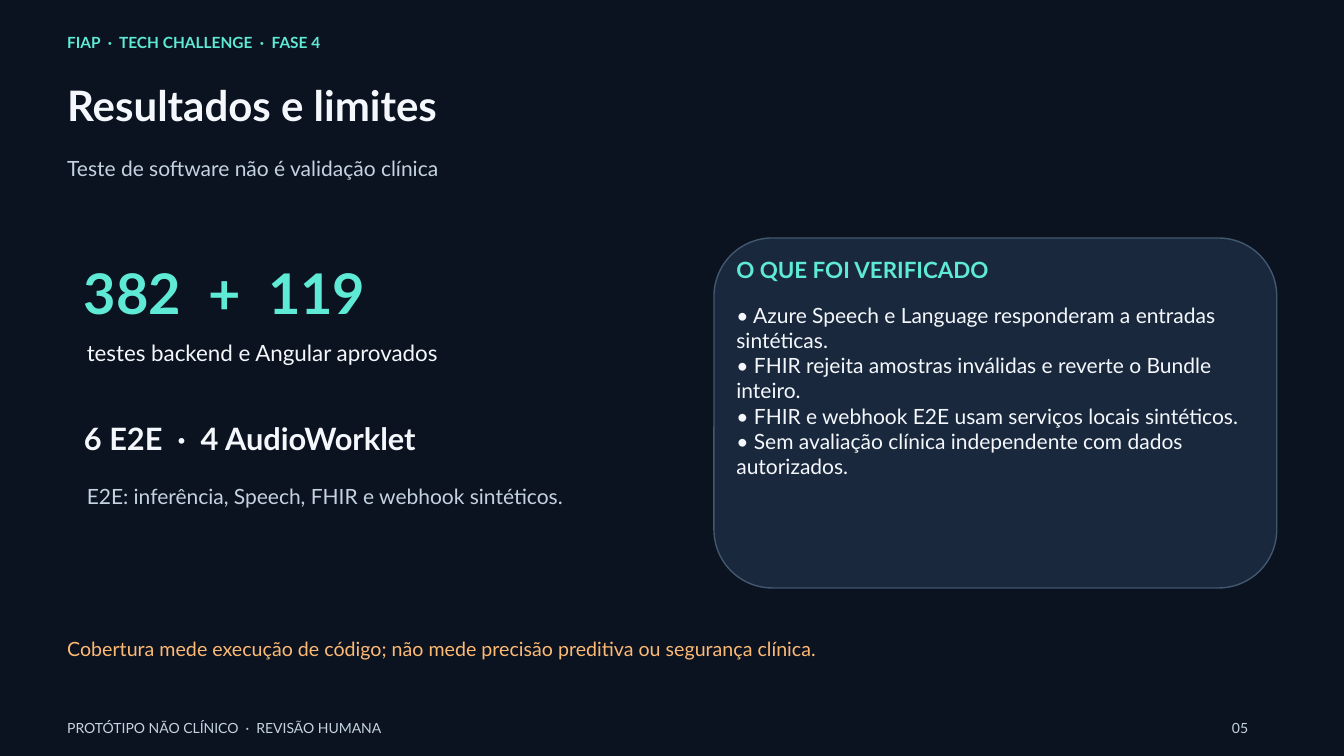
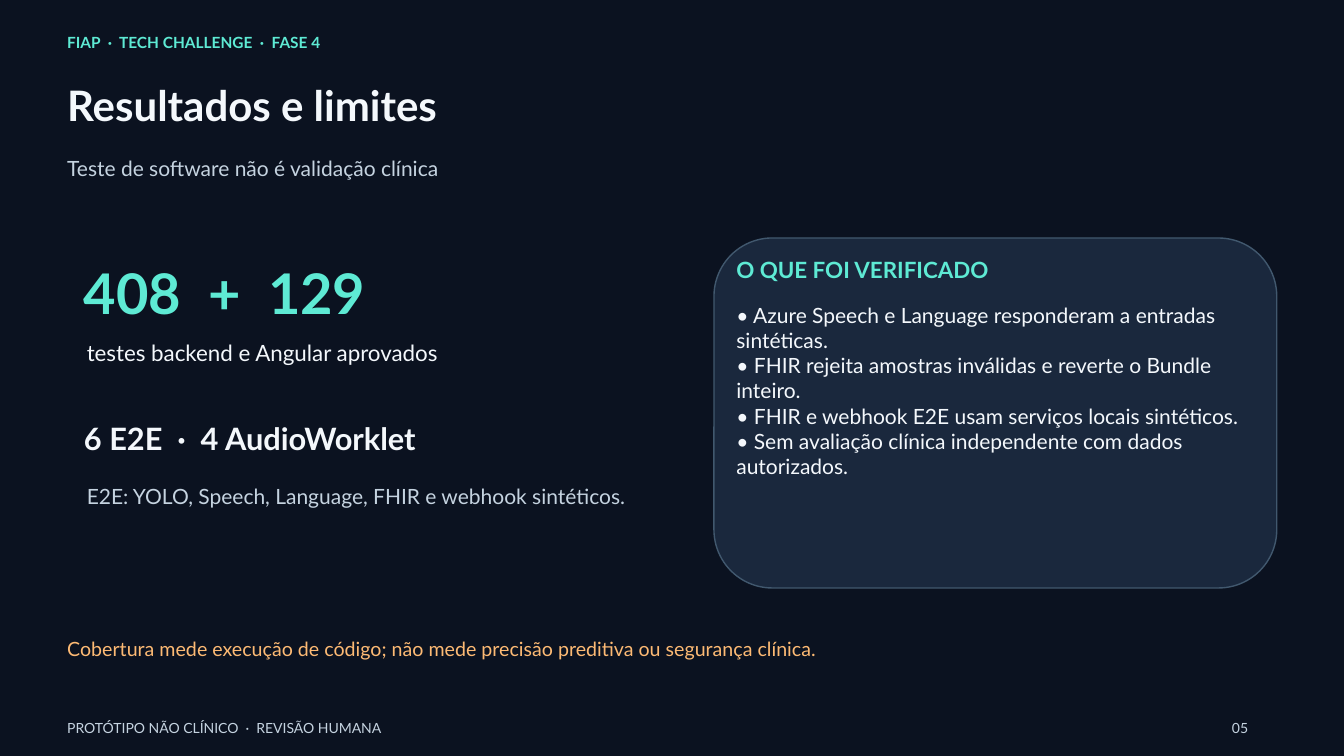
Before and after one commit to Etyonamine/Fiap_Pos_9AIDT_Fase_04_Monitoramento_multimodal_pacientes, a slide deck: slide 5 of docs/Vigia-Saude-apresentacao-revisada.pptx. Drawn at 1344x756 pixels with LibreOffice and Linux fonts; fonts in the diff are those of the drawing. Boxes give left, top, right and bottom in pixels: in the first picture for what was removed or moved away, otherwise in the second. Text is boxed around its words. In the diff, an @@ line names an element or a change of style, - is before the commit and + after.

```diff
--- a/docs/Vigia-Saude-apresentacao-revisada.pptx
+++ b/docs/Vigia-Saude-apresentacao-revisada.pptx
@@ text at [84, 273, 365, 315]: text changed @@
-382 + 119
+408 + 129
@@ text at [87, 488, 625, 508]: text changed @@
-E2E: inferência, Speech, FHIR e webhook sintéticos.
+E2E: YOLO, Speech, Language, FHIR e webhook sintéticos.
```
Also in this commit, not shown: 40 other files.
